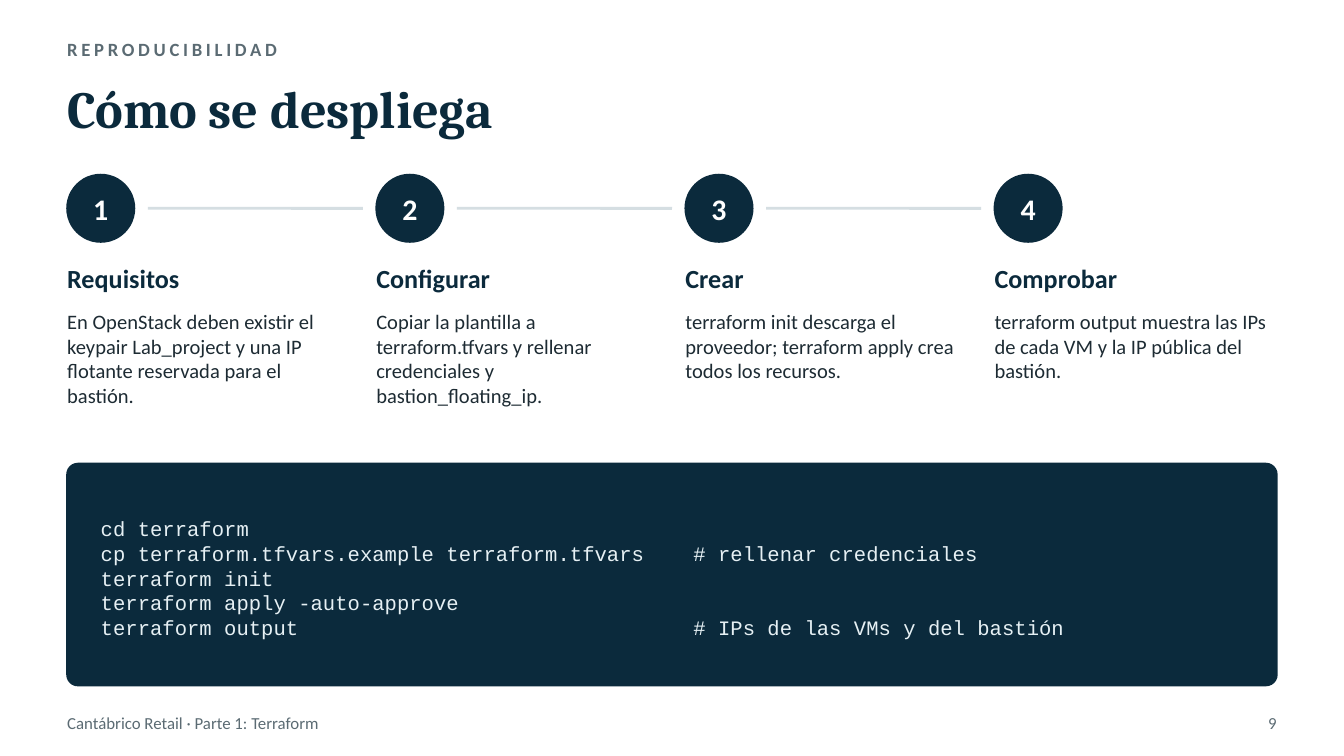
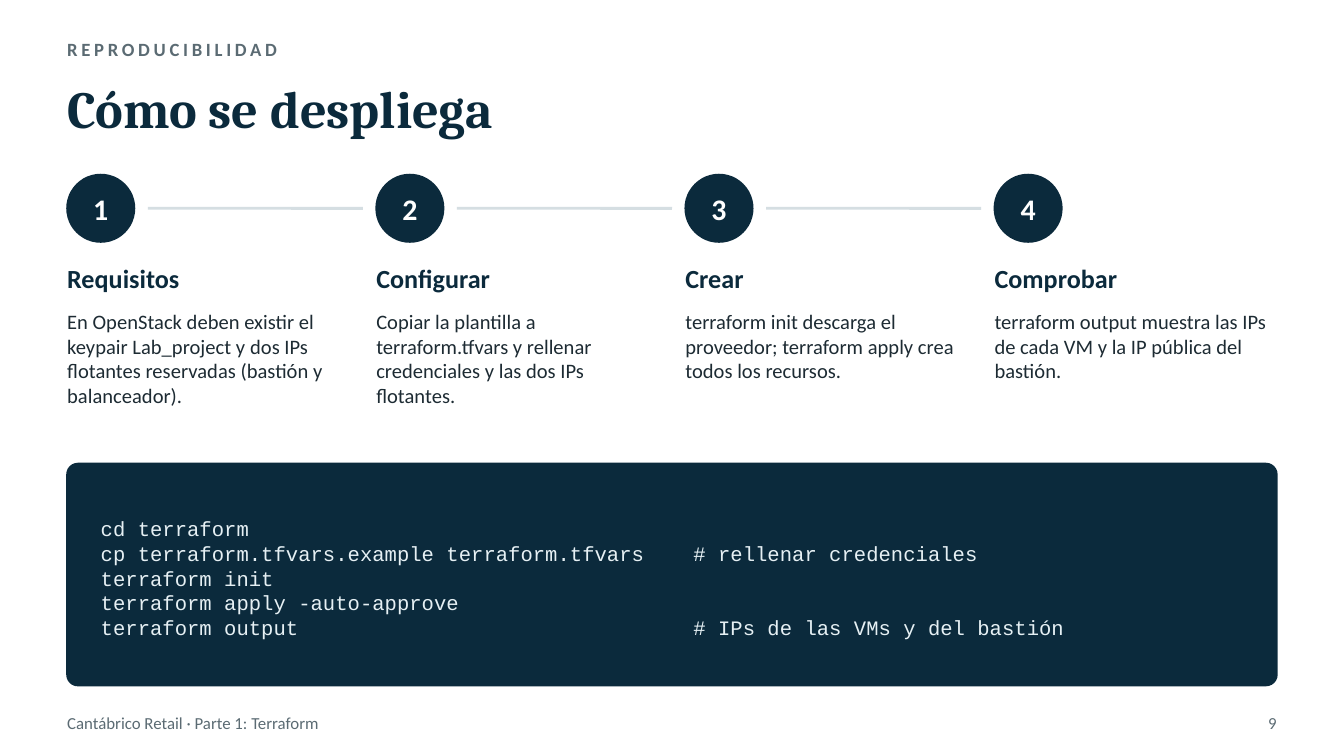
Before and after one commit to CodeSFI/ASSW_Lab_Project, a slide deck: slide 9 of docs/presentacion_parte1_terraform.pptx. Drawn at 1344x756 pixels with LibreOffice and Linux fonts; fonts in the diff are those of the drawing. Boxes give left, top, right and bottom in pixels: in the first picture for what was removed or moved away, otherwise in the second. Text is boxed around its words. In the diff, an @@ line names an element or a change of style, - is before the commit and + after.

```diff
--- a/docs/presentacion_parte1_terraform.pptx
+++ b/docs/presentacion_parte1_terraform.pptx
@@ text at (x1=67, y1=314, x2=322, y2=406): text changed @@
-En OpenStack deben existir el keypair Lab_project y una IP flotante reservada para el bastión.
+En OpenStack deben existir el keypair Lab_project y dos IPs flotantes reservadas (bastión y balanceador).
@@ text at (x1=376, y1=314, x2=592, y2=403): text changed @@
-Copiar la plantilla a terraform.tfvars y rellenar credenciales y bastion_floating_ip.
+Copiar la plantilla a terraform.tfvars y rellenar credenciales y las dos IPs flotantes.
```
Also in this commit, not shown: 2 other slides changed, 12 slides added.
